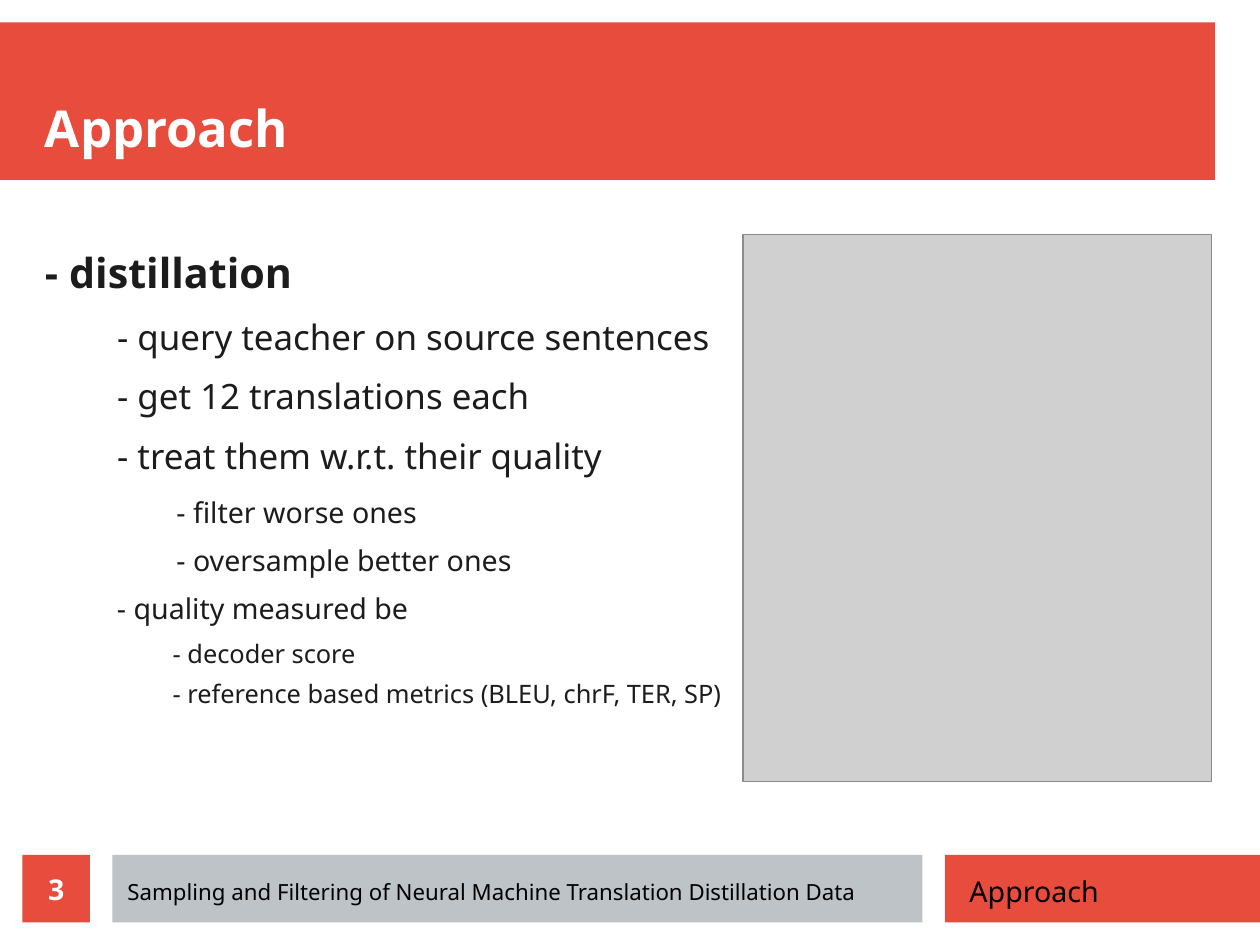
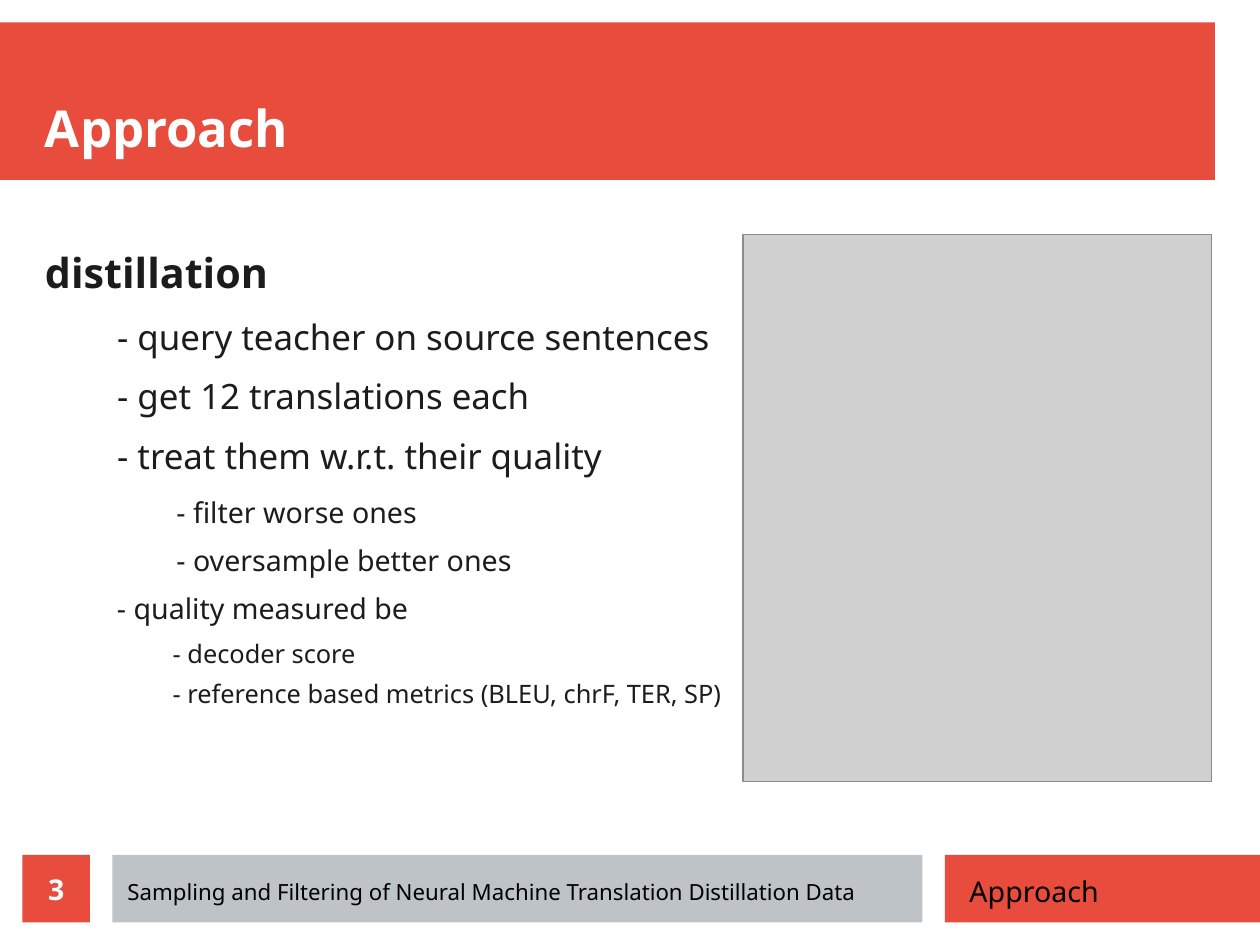
Before and after one commit to zouharvi/reference-mt-distill, a slide deck: slide 3 of meta/final_presentation.odp. Drawn at 1260x945 pixels with LibreOffice and Linux fonts; fonts in the diff are those of the drawing; grey boxes stand for pictures. Boxes give left, top, right and bottom in pixels: in the first picture for what was removed or moved away, otherwise in the second. Text is boxed around its words. In the diff, an @@ line names an element or a change of style, - is before the commit and + after.

```diff
--- a/meta/final_presentation.odp
+++ b/meta/final_presentation.odp
@@ text at (x1=45, y1=256, x2=268, y2=289): text changed @@
-- distillation
+distillation
```
Also in this commit, not shown: 8 other slides changed, 5 slides added.
